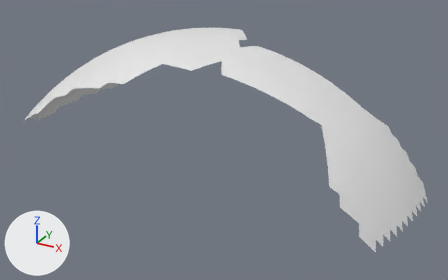
An edit to the Blender file Assets/Models/Water.blend, drawn before and after from the same camera.
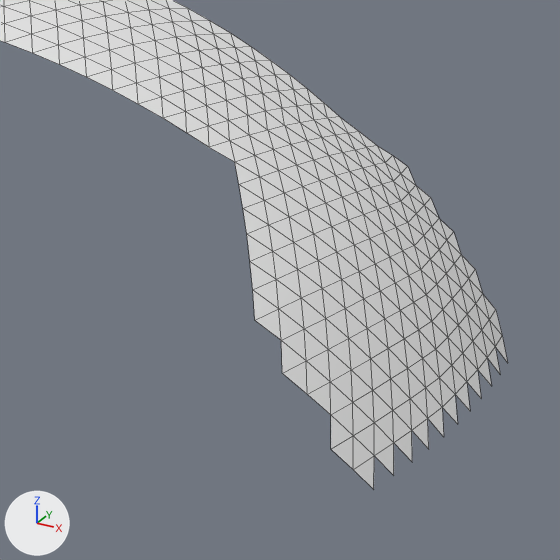
Each version is shown whole from a camera (50 mm lens) standing at (1.21, -2.073, 1.6) and looking at (0.099, -0.054, 0.591), then close up on the part from 51% to 100% of the width and 22% to 100% of the height. The axes (+X, +Y, +Z) are drawn at lower left. The lights are the same throughout. The close-ups show mesh edges as thin lines.

Objects in the first close-up: 'Water'.
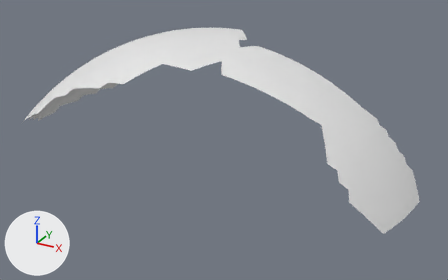
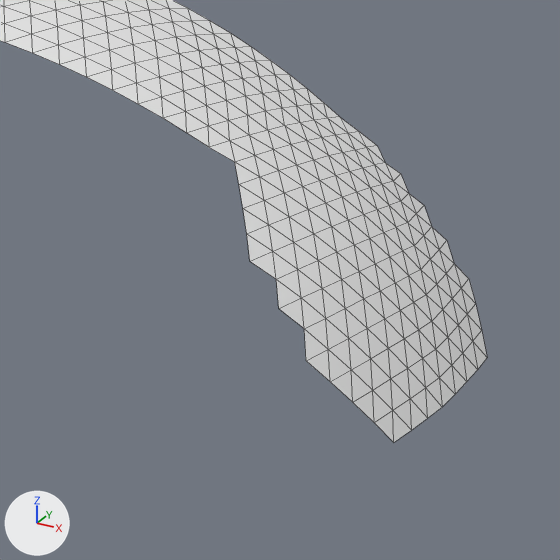
Location of each change, [x1, y1, x2, y2] in pixels of the close-ups (560 x 560 px):
'Water', reshaped: before [0, 0, 508, 489]; after [0, 0, 487, 442]
part 1 of me_water, deleted: before [250, 147, 508, 489]

What the commit changed:
me_water is used by ob_water; location (0.0, 0.0, 0.0); rotation (-0.0807, -0.423, 0.0443), in degrees (-4.6, -24, 2.5).
me_water had 968 vertices, 1748 faces and spanned x -0.57..1.03, y -0.52..0.38, z 0.07..1.0.
me_water now has 934 vertices, 1695 faces and spans x -0.57..1.02, y -0.52..0.38, z 0.1..1.0.
Part 1, on me_water:
34 vertices are removed from x 0.87..1.03, y -0.46..0.0, z 0.07..0.39.
53 faces are deleted.
